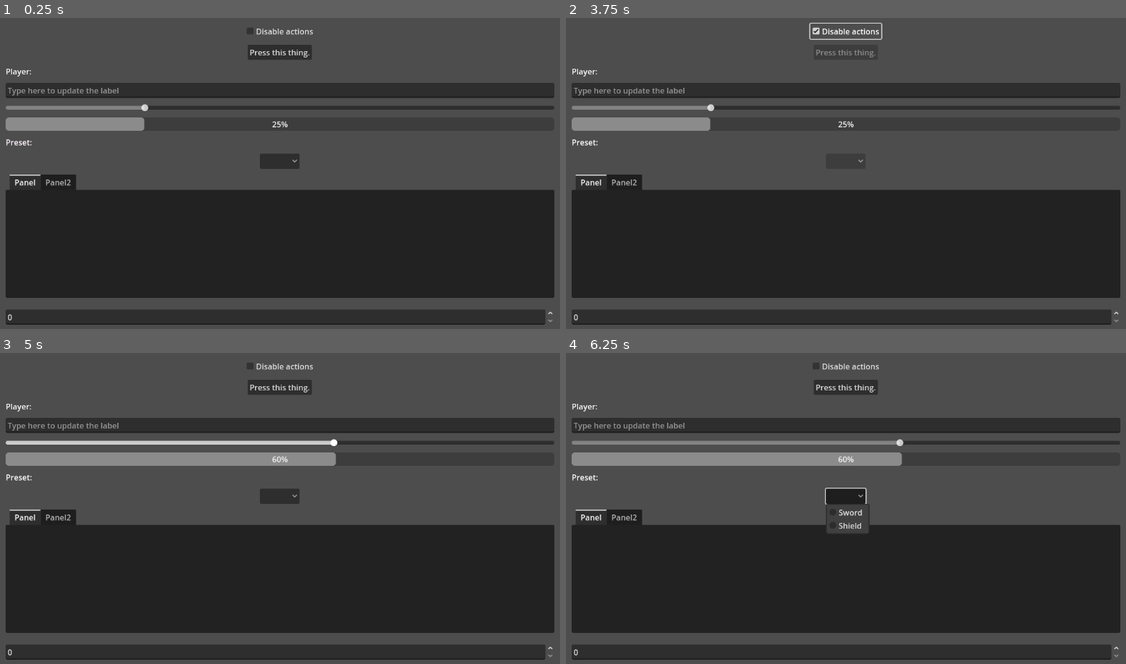
Above: before the commit, frames 1-4 (two rows, left to right).
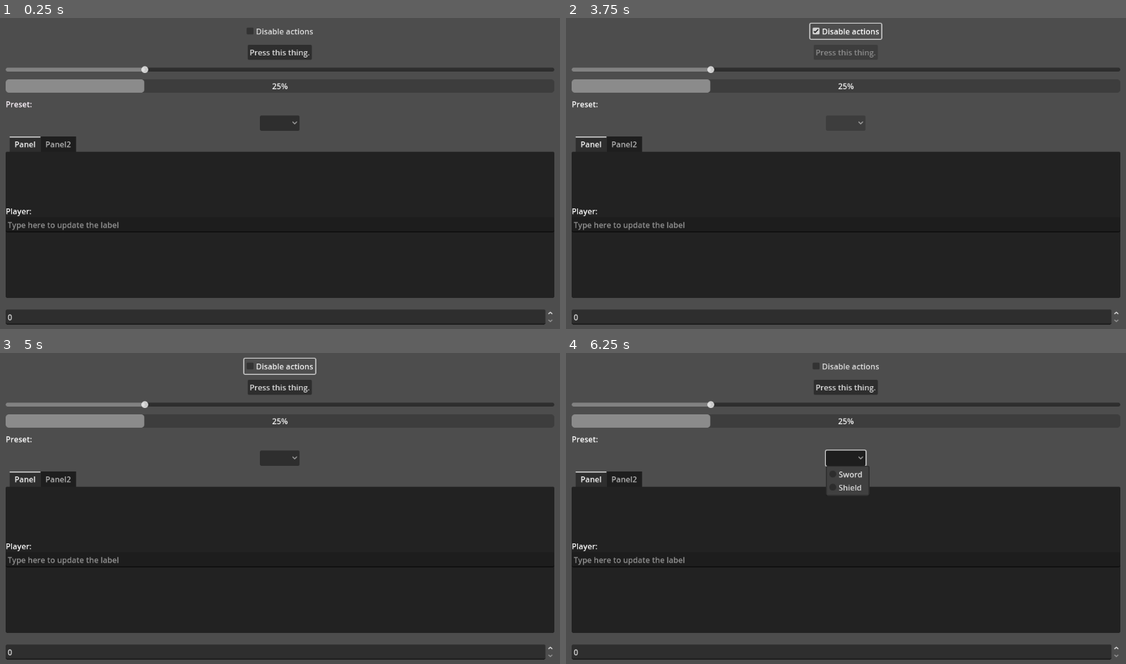
Above: after the commit, the same moments.

Repository: bioartgames/ui_react
Game: Godot game, scene res://scenes/reactive_ui.tscn
Same seed, same stepped clock (60 frames per second), same inputs: the game is played once before the commit and once after it. Before the commit the project starts from res://scenes/examples/reactive_ui.tscn.
Inputs (mouse positions are in pixels of both pictures, inside the frame that each line leads up to; where the layout moved, square brackets give the same spot in the first picture):
- Up to frame 1 (0.25 s): no input
- Up to frame 2 (3.75 s): click "Disable actions" at 0.5 s; click "Disable actions" at 1.25 s; click "Press this thing." at 2 s; click "Press this thing." at 2.75 s; click "Disable actions" at 3.5 s
- Up to frame 3 (5 s): tap Enter at 4.25 s; drag from (280, 443) to (336, 440) at 4.27 s
- Up to frame 4 (6.25 s): click "Press this thing." at 5 s; click (846, 458) [846, 496] at 5.75 s

The runs differ from the first frame. In frame 1, 18% of the frame differs, in the area x 1-99%, y 15-69%; in frame 2, 18%; in frame 3, 20%; in frame 4, 20%.

Commit message:
Refactor: Reorganize resources and add refactor plan
- Remove old state resource files and example scenes
- Add new ui_resources directory structure
- Add reactive_ui scene
- Add detailed refactor plan document
- Clean up trailing whitespace in state.gd

Diff:
--- a/resources/state_bool_default.tres
+++ /dev/null
@@ -1,7 +0,0 @@
-[gd_resource type="Resource" load_steps=2 format=3]
-
-[ext_resource type="Script" path="res://scripts/reactive/state.gd" id="1"]
-
-[resource]
-script = ExtResource("1")
-value = false
--- a/resources/state_number_default.tres
+++ /dev/null
@@ -1,7 +0,0 @@
-[gd_resource type="Resource" load_steps=2 format=3]
-
-[ext_resource type="Script" path="res://scripts/reactive/state.gd" id="1"]
-
-[resource]
-script = ExtResource("1")
-value = 0.0
--- a/resources/state_string_default.tres
+++ /dev/null
@@ -1,7 +0,0 @@
-[gd_resource type="Resource" load_steps=2 format=3]
-
-[ext_resource type="Script" path="res://scripts/reactive/state.gd" id="1"]
-
-[resource]
-script = ExtResource("1")
-value = ""
--- a/scenes/examples/reactive_ui.tscn
+++ b/scenes/reactive_ui.tscn
@@ -1,16 +1,16 @@
-[gd_scene load_steps=25 format=3 uid="uid://1ctyp6anyhbh"]
+[gd_scene load_steps=26 format=3 uid="uid://1ctyp6anyhbh"]
 
 [ext_resource type="Script" uid="uid://st55qiias3cb" path="res://scripts/reactive/state.gd" id="1_w0svl"]
 [ext_resource type="Script" uid="uid://cgoqls6mehlqv" path="res://scripts/reactive/reactive_line_edit.gd" id="1_xdli5"]
 [ext_resource type="Script" uid="uid://bw7gojuop1hic" path="res://scripts/reactive/reactive_label.gd" id="2_o0is5"]
-[ext_resource type="Resource" uid="uid://cxl14gsie0wgq" path="res://scenes/examples/bool.tres" id="3_a2h71"]
+[ext_resource type="Resource" uid="uid://cxl14gsie0wgq" path="res://ui_resources/bool.tres" id="3_a2h71"]
 [ext_resource type="Script" uid="uid://3m8buhv674ja" path="res://scripts/reactive/reactive_check_box.gd" id="3_iwetj"]
 [ext_resource type="Script" uid="uid://lv5ixpw5hlvp" path="res://scripts/reactive/reactive_button.gd" id="4_a2h71"]
 [ext_resource type="Script" uid="uid://diigywt0dm170" path="res://scripts/utilities/animation_target.gd" id="4_pf7w8"]
-[ext_resource type="Resource" uid="uid://cvu2qm22ysl0y" path="res://scenes/examples/text.tres" id="5_iwetj"]
+[ext_resource type="Resource" uid="uid://cvu2qm22ysl0y" path="res://ui_resources/text.tres" id="5_iwetj"]
 [ext_resource type="Script" uid="uid://toxmw3una1r3" path="res://scripts/reactive/reactive_slider.gd" id="5_m40cl"]
 [ext_resource type="Script" uid="uid://s6xiov8r6bil" path="res://scripts/reactive/reactive_progress_bar.gd" id="6_krjhy"]
-[ext_resource type="Resource" uid="uid://dp3cawtta2kbd" path="res://scenes/examples/items.tres" id="10_krjhy"]
+[ext_resource type="Resource" uid="uid://dp3cawtta2kbd" path="res://ui_resources/items.tres" id="10_krjhy"]
 [ext_resource type="Script" uid="uid://b75p2so2hr0wd" path="res://scripts/reactive/reactive_option_button.gd" id="10_m40cl"]
 [ext_resource type="Script" uid="uid://dohh71knb8vid" path="res://scripts/reactive/reactive_tab_container.gd" id="13_p7nh0"]
 [ext_resource type="Script" uid="uid://duphbaan8pk5f" path="res://scripts/reactive/reactive_item_list.gd" id="14_mbe61"]
@@ -21,6 +21,42 @@
 target = NodePath(".")
 metadata/_custom_type_script = "uid://diigywt0dm170"
 
+[sub_resource type="Resource" id="3"]
+script = ExtResource("1_w0svl")
+value = 25.0
+
+[sub_resource type="Resource" id="Resource_mbr4o"]
+script = ExtResource("4_pf7w8")
+target = NodePath(".")
+trigger = 7
+preserve_position = true
+metadata/_custom_type_script = "uid://diigywt0dm170"
+
+[sub_resource type="Resource" id="Resource_dcre7"]
+script = ExtResource("4_pf7w8")
+target = NodePath(".")
+trigger = 7
+metadata/_custom_type_script = "uid://diigywt0dm170"
+
+[sub_resource type="Resource" id="Resource_preset_label"]
+script = ExtResource("1_w0svl")
+value = ["Preset: ", ExtResource("10_krjhy")]
+
+[sub_resource type="Resource" id="Resource_mbe61"]
+script = ExtResource("4_pf7w8")
+target = NodePath(".")
+trigger = 5
+animation = 22
+flash_color = Color(0.8705595, 1.00111965e-05, 0.5636636, 1)
+metadata/_custom_type_script = "uid://diigywt0dm170"
+
+[sub_resource type="Resource" id="Resource_pf7w8"]
+script = ExtResource("4_pf7w8")
+target = NodePath(".")
+trigger = 6
+animation = 16
+metadata/_custom_type_script = "uid://diigywt0dm170"
+
 [sub_resource type="Resource" id="Resource_iwetj"]
 script = ExtResource("1_w0svl")
 value = ["Player: ", ExtResource("5_iwetj")]
@@ -34,40 +70,11 @@
 preserve_position = true
 metadata/_custom_type_script = "uid://diigywt0dm170"
 
-[sub_resource type="Resource" id="3"]
-script = ExtResource("1_w0svl")
-value = 25.0
-
-[sub_resource type="Resource" id="Resource_mbr4o"]
+[sub_resource type="Resource" id="Resource_ljngm"]
 script = ExtResource("4_pf7w8")
 target = NodePath(".")
 trigger = 7
-preserve_position = true
-metadata/_custom_type_script = "uid://diigywt0dm170"
-
-[sub_resource type="Resource" id="Resource_dcre7"]
-script = ExtResource("4_pf7w8")
-target = NodePath(".")
-trigger = 7
-metadata/_custom_type_script = "uid://diigywt0dm170"
-
-[sub_resource type="Resource" id="Resource_preset_label"]
-script = ExtResource("1_w0svl")
-value = ["Preset: ", ExtResource("10_krjhy")]
-
-[sub_resource type="Resource" id="Resource_mbe61"]
-script = ExtResource("4_pf7w8")
-target = NodePath(".")
-trigger = 5
 animation = 22
-flash_color = Color(0.8705595, 1.00111965e-05, 0.5636636, 1)
-metadata/_custom_type_script = "uid://diigywt0dm170"
-
-[sub_resource type="Resource" id="Resource_pf7w8"]
-script = ExtResource("4_pf7w8")
-target = NodePath(".")
-trigger = 6
-animation = 16
 metadata/_custom_type_script = "uid://diigywt0dm170"
 
 [node name="ReactiveUI" type="Control"]
@@ -108,21 +115,6 @@
 disabled_state = ExtResource("3_a2h71")
 animation_targets = Array[ExtResource("4_pf7w8")]([SubResource("Resource_p7nh0")])
 metadata/_custom_type_script = "uid://lv5ixpw5hlvp"
-
-[node name="Label" type="Label" parent="VBox"]
-layout_mode = 2
-text = "Player: "
-script = ExtResource("2_o0is5")
-text_state = SubResource("Resource_iwetj")
-metadata/_custom_type_script = "uid://bw7gojuop1hic"
-
-[node name="LineEdit" type="LineEdit" parent="VBox"]
-layout_mode = 2
-placeholder_text = "Type here to update the label"
-script = ExtResource("1_xdli5")
-text_state = ExtResource("5_iwetj")
-animation_targets = Array[ExtResource("4_pf7w8")]([SubResource("Resource_52s1b")])
-metadata/_custom_type_script = "uid://cgoqls6mehlqv"
 
 [node name="Slider" type="HSlider" parent="VBox"]
 layout_mode = 2
@@ -173,6 +165,37 @@
 layout_mode = 2
 metadata/_tab_index = 0
 
+[node name="Label" type="Label" parent="VBox/ReactiveTabContainer/Panel"]
+layout_mode = 1
+anchors_preset = 14
+anchor_top = 0.5
+anchor_right = 1.0
+anchor_bottom = 0.5
+offset_top = -39.5
+offset_bottom = -16.5
+grow_horizontal = 2
+grow_vertical = 2
+text = "Player: "
+script = ExtResource("2_o0is5")
+text_state = SubResource("Resource_iwetj")
+metadata/_custom_type_script = "uid://bw7gojuop1hic"
+
+[node name="LineEdit" type="LineEdit" parent="VBox/ReactiveTabContainer/Panel"]
+layout_mode = 1
+anchors_preset = 14
+anchor_top = 0.5
+anchor_right = 1.0
+anchor_bottom = 0.5
+offset_top = -15.5
+offset_bottom = 15.5
+grow_horizontal = 2
+grow_vertical = 2
+placeholder_text = "Type here to update the label"
+script = ExtResource("1_xdli5")
+text_state = ExtResource("5_iwetj")
+animation_targets = Array[ExtResource("4_pf7w8")]([SubResource("Resource_52s1b")])
+metadata/_custom_type_script = "uid://cgoqls6mehlqv"
+
 [node name="Panel2" type="Panel" parent="VBox/ReactiveTabContainer"]
 visible = false
 layout_mode = 2
@@ -186,4 +209,5 @@
 [node name="ReactiveSpinBox" type="SpinBox" parent="VBox"]
 layout_mode = 2
 script = ExtResource("15_mbr4o")
+animation_targets = Array[ExtResource("4_pf7w8")]([SubResource("Resource_ljngm")])
 metadata/_custom_type_script = "uid://diihw85b5p4bd"
Renamed: scenes/examples/bool.tres -> ui_resources/bool.tres
Renamed: scenes/examples/items.tres -> ui_resources/items.tres
Renamed: scenes/examples/text.tres -> ui_resources/text.tres
Not shown, added: REFACTOR_PLAN.md
